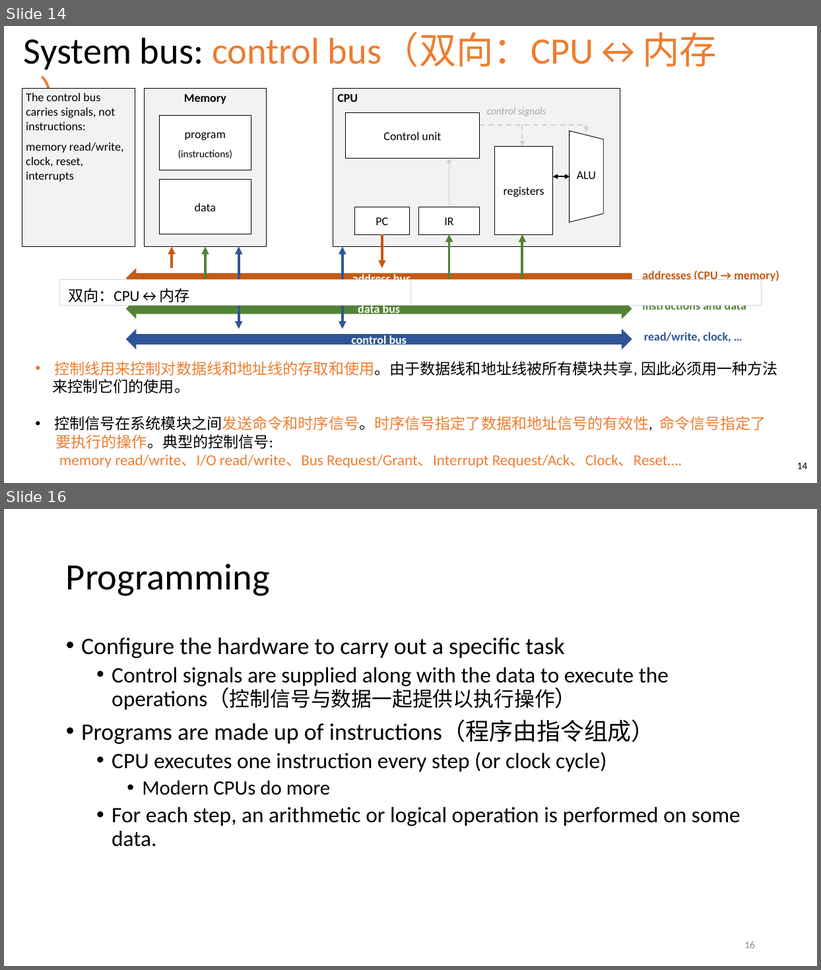
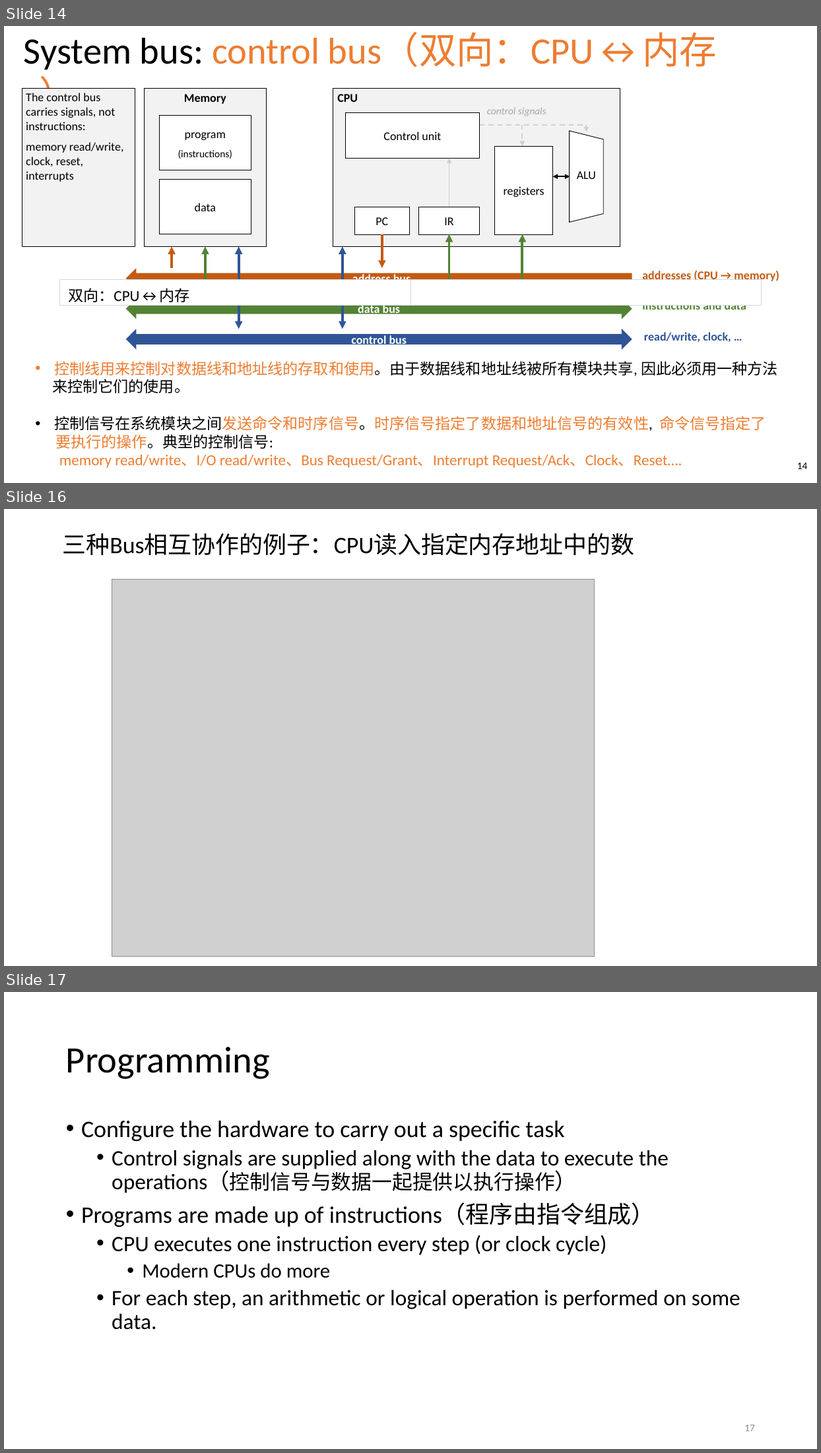
Before and after one commit to vcboy1/Leeds, a slide deck: 26fall/1860/Lecture/Week1.6/Lec_1.6.1_Architecture_and_Instruction_Sets.pptx. Shown one above the other, each under a label of ours: slides 14 and 16 before the commit, slides 14, 16 and 17 after it; the slides between them are not shown. The pictures are 821x970 and 821x1453 pixels, drawn with LibreOffice and Linux fonts; fonts in the diff are those of the drawing; grey boxes stand for pictures. Boxes give left, top, right and bottom in pixels: in the first picture for what was removed or moved away, otherwise in the second. Text is boxed around its words. In the diff, an @@ line names an element or a change of style, - is before the commit and + after.

```diff
--- a/26fall/1860/Lecture/Week1.6/Lec_1.6.1_Architecture_and_Instruction_Sets.pptx
+++ b/26fall/1860/Lecture/Week1.6/Lec_1.6.1_Architecture_and_Instruction_Sets.pptx
@@ slide 16 added at (x1=4, y1=509, x2=817, y2=966), background #FFFFFF @@
@@ text added at (x1=63, y1=533, x2=635, y2=555), 28 pt, text #000000 @@
+三种Bus相互协作的例子：CPU读入指定内存地址中的数
@@ picture added at (x1=112, y1=579, x2=595, y2=956) @@
@@ what was slide 16 is now slide 17 @@
@@ page number at (x1=745, y1=1425, x2=755, y2=1432): text changed @@
-16
+17
```
Also in this commit, not shown: 8 slides changed, 1 slide removed, 4 other files.
